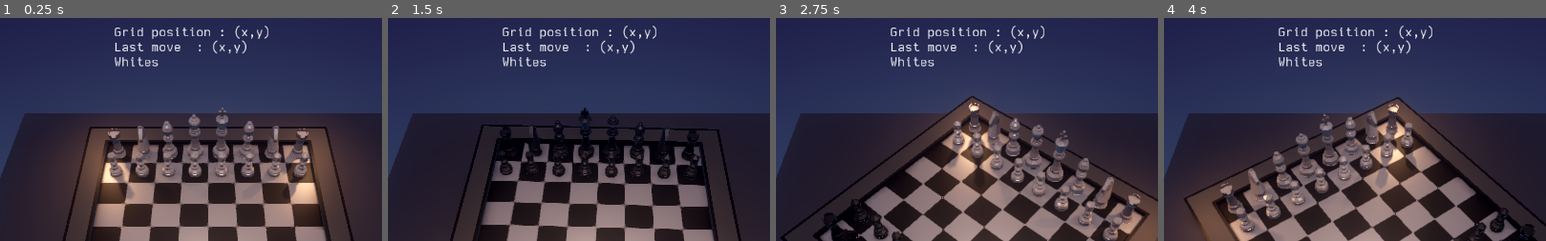
Above: before the commit, frames 1-4 (left to right).
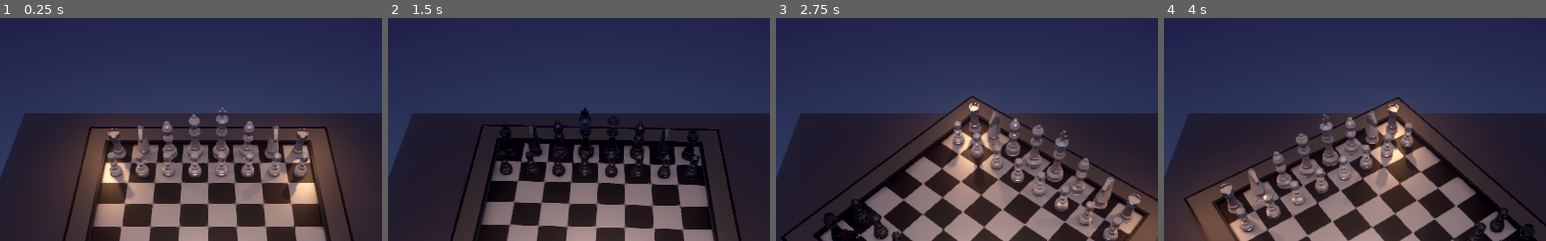
Above: after the commit, the same moments.

Repository: lakubuDavid/ChessGame
Game: Godot game, scene res://ChessGame.tscn
The game is run twice, just before and just after one commit, with the same random seed, the same clock (stepped at 60 frames per second) and the same inputs.
Inputs (mouse positions are % of the whole screen's width and height, from its top left):
- Up to frame 1 (0.25 s): no input
- Up to frame 2 (1.5 s): tap Enter at 0.5 s; move the mouse to (72, 45) at 0.52 s; tap R (rotate) at 0.6, 1.35 s; click (72, 45) at 0.67 s; move the mouse to (30, 55) at 1.27 s; click (30, 55) at 1.42 s
- Up to frame 3 (2.75 s): tap Backspace (reset) at 2 s; move the mouse to (60, 28) at 2.02 s; tap R (rotate) at 2.1 s; click (60, 28) at 2.17 s
- Up to frame 4 (4 s): move the mouse to (45, 70) at 2.77 s; tap R (rotate) at 2.85, 3.6 s; click (45, 70) at 2.92 s; tap Backspace (reset) at 3.5 s; move the mouse to (80, 65) at 3.52 s; click (80, 65) at 3.67 s
The pictures show only the part of the screen within x 23-73%, y 1-51%; the shares and areas given below are measured in that part.

The runs differ from the first frame. In frame 1, 1.2% of the frame differs, in the area x 30-71%, y 3-22%; in frame 2, 1.2%; in frame 3, 1.2%; in frame 4, 1.2%.

Commit message:
update code

Diff:
--- a/resources/Scripts/ChessPiece.gd
+++ b/resources/Scripts/ChessPiece.gd
@@ -149,7 +149,7 @@
 	pass
 
 func is_killing_move(move : Vector2):
-	return not board.grid[move.x][move.y] is int and is_valid_move(move)
+	return (not board.grid[move.x][move.y] is int) and (not is_same_group(move.x,move.y))
 
 func is_valid_move(move : Vector2,is_king : bool = false):
 	if(is_king):
--- a/resources/Scripts/Queen.gd
+++ b/resources/Scripts/Queen.gd
@@ -20,20 +20,9 @@
 	for i in range(grid_position.x+1,8):
 		k+=1
 		if(is_valid_move(Vector2(i,grid_position.y + k))):
-			if(not board.grid[i][grid_position.y + k] is int):
-				if(get_groups()[0] == "Blacks"):
-					if(board.grid[i][grid_position.y + k].is_in_group("Whites")):
-						possible_moves.append(Vector2(i,grid_position.y + k))
-						break
-					else:
-						break
-				else:
-					if(board.grid[i][grid_position.y + k].is_in_group("Blacks")):
-						possible_moves.append(Vector2(i,grid_position.y + k))
-						break
-					else:
-						break
 			possible_moves.append(Vector2(i,grid_position.y + k))
+			if(not board.grid[i][grid_position.y+k] is int and not is_same_group(i,grid_position.y + k)):
+				break
 		else:
 			break
 	k = 0
@@ -41,20 +30,9 @@
 	for i in range(grid_position.x+1,8):
 		k+=1
 		if(is_valid_move(Vector2(i,grid_position.y-k))):
-			if(not board.grid[i][grid_position.y - k] is int):
-				if(get_groups()[0] == "Blacks"):
-					if(board.grid[i][grid_position.y - k].is_in_group("Whites")):
-						possible_moves.append(Vector2(i,grid_position.y - k))
-						break
-					else:
-						break
-				else:
-					if(board.grid[i][grid_position.y - k].is_in_group("Blacks")):
-						possible_moves.append(Vector2(i,grid_position.y - k))
-						break
-					else:
-						break
 			possible_moves.append(Vector2(i,grid_position.y - k))
+			if(not board.grid[i][grid_position.y-k] is int and not is_same_group(i,grid_position.y - k)):
+				break
 		else:
 			break
 	k = 0
@@ -64,25 +42,27 @@
 	while i >= 0:
 		k+=1
 		i -= 1
-		if((grid_position.y + k)>=0 and (grid_position.y + k)<8):
-			if(not board.grid[i][grid_position.y + k] is int):
-				if(get_groups()[0] == "Blacks"):
-					if(board.grid[i][grid_position.y + k].is_in_group("Whites")):
-						possible_moves.append(Vector2(i,grid_position.y + k))
-						break
-					else:
-						break
-				else:
-					if(board.grid[i][grid_position.y + k].is_in_group("Blacks")):
-						possible_moves.append(Vector2(i,grid_position.y + k))
-						break
-					else:
-						break
+		#if((grid_position.y + k)>=0 and (grid_position.y + k)<8):
+		if(is_valid_move(Vector2(i,grid_position.y + k))):
 			possible_moves.append(Vector2(i,grid_position.y + k))
+			if(not board.grid[i][grid_position.y+k] is int and not is_same_group(i,grid_position.y + k)):
+				break
+		else:
+			break
 	i = r.size() - 1
 	k = 0
 	#Up-Left
 	while i >= 0:
+		k+=1
+		i -= 1
+		#if((grid_position.y - k)>=0 and (grid_position.y - k)<8):
+		if(is_valid_move(Vector2(i,grid_position.y - k))):
+			possible_moves.append(Vector2(i,grid_position.y - k))
+			if(not board.grid[i][grid_position.y-k] is int and not is_same_group(i,grid_position.y - k)):
+				break
+			else:
+				break
+
 		k+=1
 		i -= 1
 		if((grid_position.y - k)>=0 and (grid_position.y - k)<8):
--- a/resources/Scripts/Rook.gd
+++ b/resources/Scripts/Rook.gd
@@ -14,6 +14,7 @@
 
 func check_possible_moves() -> Array:
 	var possible_moves = []
+	#Move right
 	for i in range(grid_position.x,8):
 		if(i == grid_position.x):
 			continue
@@ -23,6 +24,7 @@
 		if(i<7 and (!board.grid[i+1][grid_position.y] is int) and !is_same_group(i+1,grid_position.y)):
 			possible_moves.append(Vector2(i+1,grid_position.y))
 			break
+	#Move down
 	for i in range(grid_position.y,8):
 		if(i == grid_position.y):
 			continue
@@ -32,31 +34,34 @@
 		if(i<7 and (!board.grid[grid_position.x][i+1] is int) and !is_same_group(grid_position.x,i+1)):
 			possible_moves.append(Vector2(grid_position.x,i+1))
 			break
-	var l = range(0,grid_position.x).size()
-	var m = range(0,grid_position.y).size()
-	while(l>=0):
-		if(l == grid_position.x):
-			l-=1
+
+	var h = range(0,grid_position.x).size()
+	var v = range(0,grid_position.y).size()
+	#Move left
+	while(h>=0):
+		if(h == grid_position.x):
+			h-=1
 			continue
-		if(not is_valid_move(Vector2(l,grid_position.y))):
+		if(not is_valid_move(Vector2(h,grid_position.y))):
 			break
-		possible_moves.append(Vector2(l,grid_position.y))
-		if(l>0 and (not board.grid[l-1][grid_position.y] is int and !is_same_group(l-1,grid_position.y))):
-			possible_moves.append(Vector2(l-1,grid_position.y))
+		possible_moves.append(Vector2(h,grid_position.y))
+		if(h>0 and (not board.grid[h-1][grid_position.y] is int and !is_same_group(h-1,grid_position.y))):
+			possible_moves.append(Vector2(h-1,grid_position.y))
 			break
-		l-=1
-	while(m>=0):
-		if(m == grid_position.y):
-			m-=1
+		h-=1
+	#Move Up
+	while(v>=0):
+		if(v == grid_position.y):
+			v-=1
 			continue
-		if(not is_valid_move(Vector2(grid_position.x,m))):
+		if(not is_valid_move(Vector2(grid_position.x,v))):
 			break
 
-		possible_moves.append(Vector2(grid_position.x,m))
-		if(m>0 and (not board.grid[grid_position.x][m-1] is int and !is_same_group(grid_position.x,m-1))):
-			possible_moves.append(Vector2(grid_position.x,m-1))
+		possible_moves.append(Vector2(grid_position.x,v))
+		if(v>0 and (not board.grid[grid_position.x][v-1] is int and !is_same_group(grid_position.x,v-1))):
+			possible_moves.append(Vector2(grid_position.x,v-1))
 			break
-		m-=1
+		v-=1
 
 	return possible_moves
 	pass
--- a/scenes/HUD.tscn
+++ b/scenes/HUD.tscn
@@ -51,6 +51,7 @@
 }
 
 [node name="debug_rect" type="ReferenceRect" parent="."]
+visible = false
 anchor_left = 0.371094
 anchor_top = 0.0133333
 anchor_right = 0.628906
@@ -91,7 +92,6 @@
 text = "? turn"
 
 [node name="PauseMenu" type="Control" parent="."]
-visible = false
 anchor_right = 1.0
 anchor_bottom = 1.0
 __meta__ = {
@@ -102,7 +102,7 @@
 anchor_right = 1.0
 anchor_bottom = 1.0
 mouse_filter = 1
-color = Color( 0, 0, 0, 0.0392157 )
+color = Color( 0, 0, 0, 0.317647 )
 __meta__ = {
 "_edit_use_anchors_": true
 }
@@ -121,7 +121,7 @@
 [node name="btn_resume" type="Button" parent="PauseMenu"]
 margin_left = 32.0
 margin_top = 200.0
-margin_right = 680.0
+margin_right = 682.0
 margin_bottom = 240.0
 custom_fonts/font = ExtResource( 4 )
 custom_styles/hover = ExtResource( 2 )
@@ -138,7 +138,7 @@
 [node name="btn_setting" type="Button" parent="PauseMenu"]
 margin_left = 32.0
 margin_top = 250.0
-margin_right = 680.0
+margin_right = 682.0
 margin_bottom = 290.0
 custom_fonts/font = ExtResource( 4 )
 custom_styles/hover = ExtResource( 2 )
@@ -155,7 +155,7 @@
 [node name="btn_quit_game" type="Button" parent="PauseMenu"]
 margin_left = 32.0
 margin_top = 350.0
-margin_right = 680.0
+margin_right = 682.0
 margin_bottom = 390.0
 custom_fonts/font = ExtResource( 4 )
 custom_styles/hover = ExtResource( 2 )
@@ -180,7 +180,7 @@
 [node name="ColorRect" type="ColorRect" parent="SettingsMenu"]
 anchor_right = 1.0
 anchor_bottom = 1.0
-color = Color( 0, 0, 0, 0.0392157 )
+color = Color( 0, 0, 0, 0.317647 )
 __meta__ = {
 "_edit_use_anchors_": true
 }
@@ -266,7 +266,7 @@
 [node name="btn_settings_backs" type="Button" parent="SettingsMenu"]
 margin_left = 32.0
 margin_top = 500.0
-margin_right = 680.0
+margin_right = 682.0
 margin_bottom = 540.0
 custom_fonts/font = ExtResource( 4 )
 custom_styles/hover = ExtResource( 2 )
--- a/scenes/UpgardePawnMenu.tscn
+++ b/scenes/UpgardePawnMenu.tscn
@@ -6,6 +6,7 @@
 [ext_resource path="res://resources/UiThemes/ButtonThemeFont.tres" type="DynamicFont" id=4]
 
 [sub_resource type="DynamicFont" id=6]
+size = 50
 use_mipmaps = true
 use_filter = true
 font_data = ExtResource( 1 )
@@ -20,10 +21,8 @@
 }
 
 [node name="ColorRect" type="ColorRect" parent="."]
-anchor_left = 0.304688
-anchor_top = 0.25
-anchor_right = 0.695313
-anchor_bottom = 0.75
+anchor_right = 1.0
+anchor_bottom = 1.0
 color = Color( 0, 0, 0, 0.054902 )
 __meta__ = {
 "_edit_use_anchors_": true
@@ -39,27 +38,17 @@
 "_edit_use_anchors_": true
 }
 
-[node name="ColorRect2" type="ColorRect" parent="."]
-anchor_left = 0.304688
-anchor_top = 0.25
-anchor_right = 0.695313
-anchor_bottom = 0.333333
-color = Color( 0, 0, 0, 0.180392 )
-__meta__ = {
-"_edit_use_anchors_": true
-}
-
 [node name="Label" type="Label" parent="."]
 anchor_left = 0.5
 anchor_top = 0.5
 anchor_right = 0.5
 anchor_bottom = 0.5
-margin_left = -48.0
-margin_top = -140.0
-margin_right = 47.0
-margin_bottom = -126.0
+margin_left = -462.0
+margin_top = -250.0
+margin_right = -42.0
+margin_bottom = -187.0
 custom_fonts/font = SubResource( 6 )
-text = "Update pawn : "
+text = "Upgrade pawn : "
 __meta__ = {
 "_edit_use_anchors_": true
 }
@@ -69,6 +58,10 @@
 anchor_top = 0.44
 anchor_right = 0.462891
 anchor_bottom = 0.5
+margin_left = -360.001
+margin_top = -64.0
+margin_right = 208.0
+margin_bottom = -64.0
 custom_fonts/font = ExtResource( 4 )
 custom_styles/hover = ExtResource( 3 )
 custom_styles/pressed = ExtResource( 3 )
@@ -76,6 +69,7 @@
 custom_styles/disabled = ExtResource( 3 )
 custom_styles/normal = ExtResource( 3 )
 text = "Bishop"
+align = 0
 __meta__ = {
 "_edit_use_anchors_": true
 }
@@ -85,7 +79,10 @@
 anchor_top = 0.6
 anchor_right = 0.462891
 anchor_bottom = 0.66
-margin_bottom = -3.05176e-05
+margin_left = -360.001
+margin_top = -100.0
+margin_right = 208.0
+margin_bottom = -100.0
 custom_fonts/font = ExtResource( 4 )
 custom_styles/hover = ExtResource( 3 )
 custom_styles/pressed = ExtResource( 3 )
@@ -93,6 +90,7 @@
 custom_styles/disabled = ExtResource( 3 )
 custom_styles/normal = ExtResource( 3 )
 text = "Knight"
+align = 0
 __meta__ = {
 "_edit_use_anchors_": true
 }
@@ -102,6 +100,10 @@
 anchor_top = 0.44
 anchor_right = 0.603516
 anchor_bottom = 0.5
+margin_left = -504.0
+margin_top = 56.0
+margin_right = 63.9996
+margin_bottom = 56.0
 custom_fonts/font = ExtResource( 4 )
 custom_styles/hover = ExtResource( 3 )
 custom_styles/pressed = ExtResource( 3 )
@@ -109,6 +111,7 @@
 custom_styles/disabled = ExtResource( 3 )
 custom_styles/normal = ExtResource( 3 )
 text = "Queen"
+align = 0
 __meta__ = {
 "_edit_use_anchors_": true
 }
@@ -118,7 +121,10 @@
 anchor_top = 0.6
 anchor_right = 0.603516
 anchor_bottom = 0.66
-margin_bottom = -3.05176e-05
+margin_left = -504.0
+margin_top = 20.0
+margin_right = 63.9996
+margin_bottom = 20.0
 custom_fonts/font = ExtResource( 4 )
 custom_styles/hover = ExtResource( 3 )
 custom_styles/pressed = ExtResource( 3 )
@@ -126,6 +132,7 @@
 custom_styles/disabled = ExtResource( 3 )
 custom_styles/normal = ExtResource( 3 )
 text = "Rook"
+align = 0
 __meta__ = {
 "_edit_use_anchors_": true
 }
Not shown, changed: README.md
